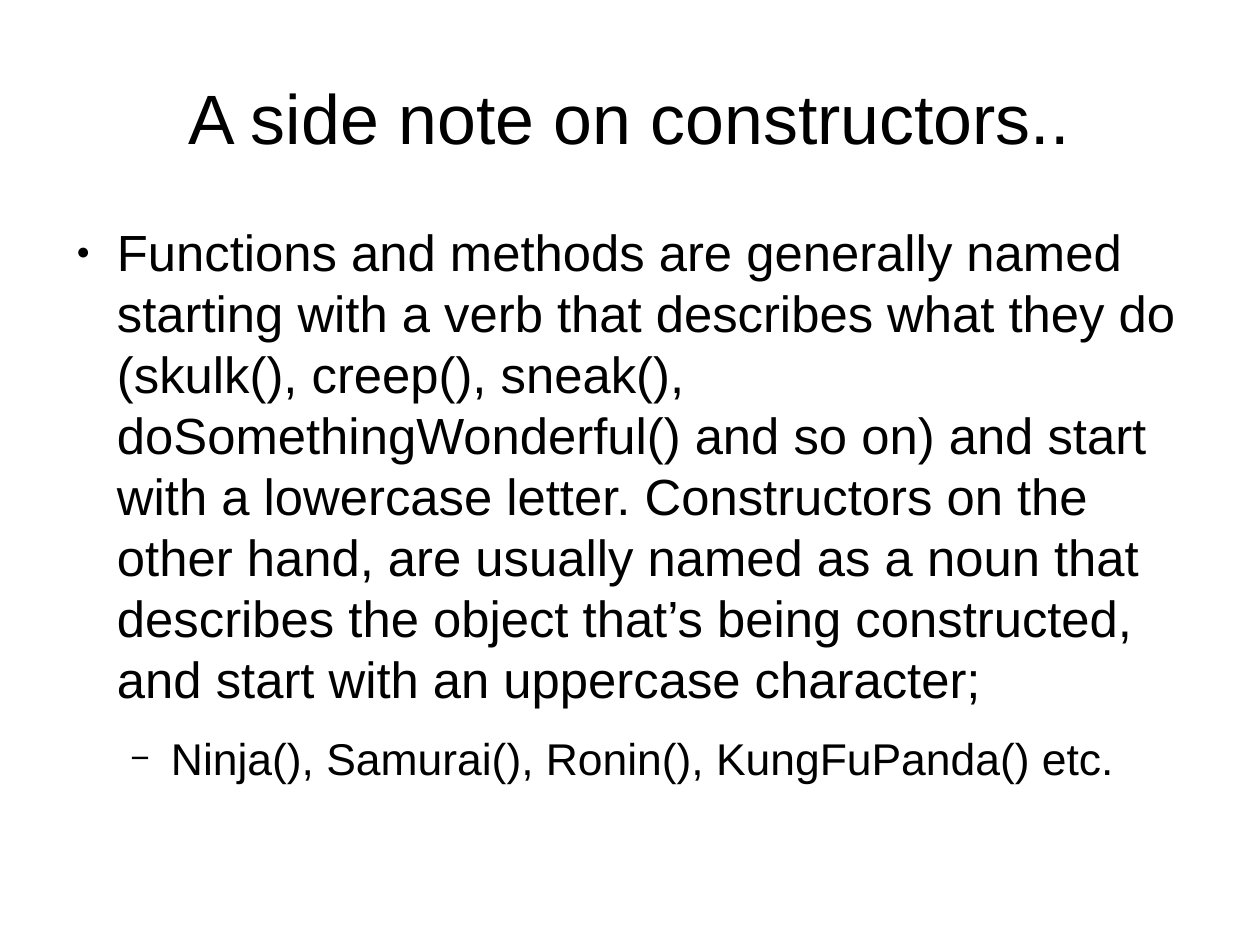
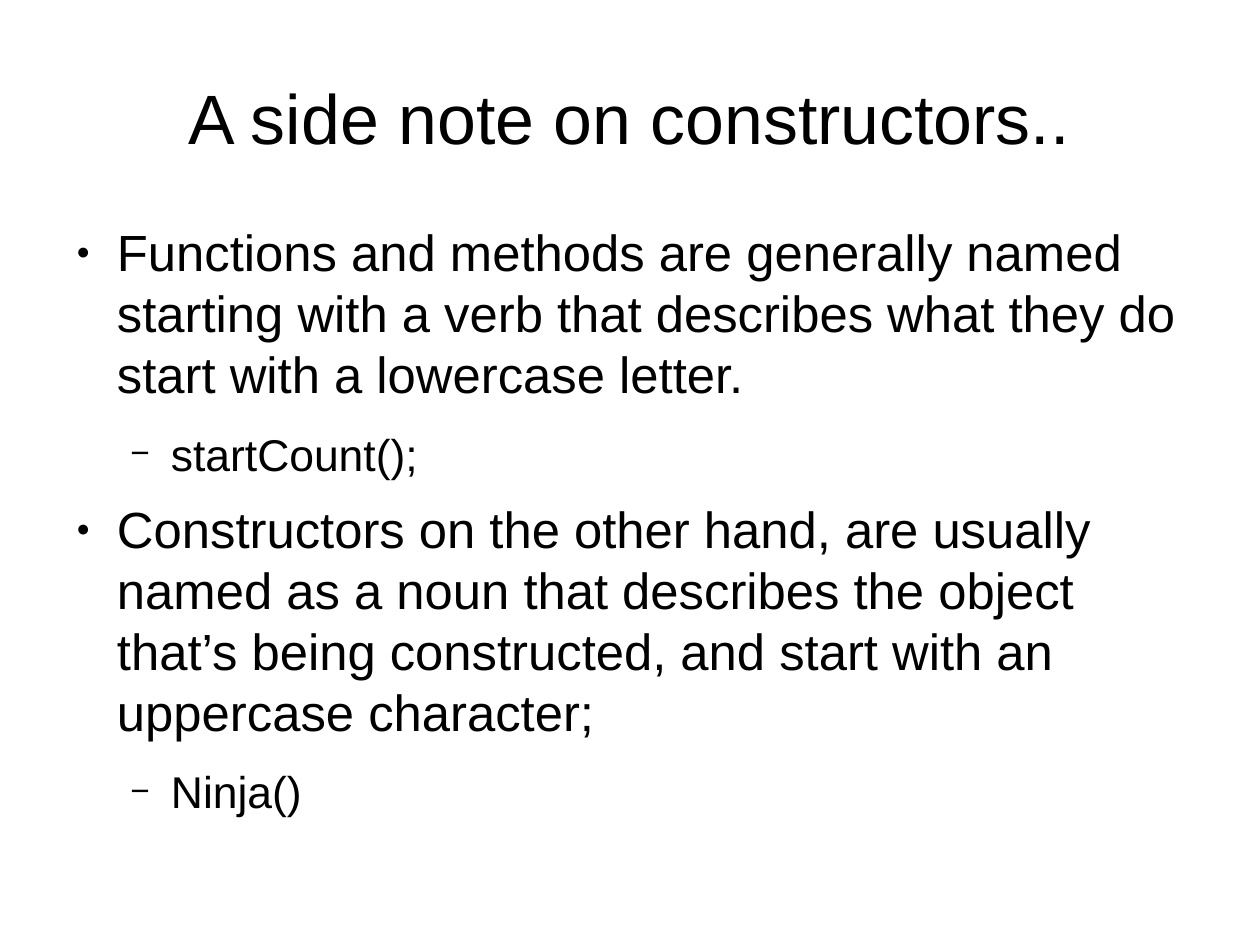
Before and after one commit to tomafc330/presentations, a slide deck: slide 10 of advanced-javascript/presentation.odp. Drawn at 1260x945 pixels with LibreOffice and Linux fonts; fonts in the diff are those of the drawing. Boxes give left, top, right and bottom in pixels: in the first picture for what was removed or moved away, otherwise in the second. Text is boxed around its words. In the diff, an @@ line names an element or a change of style, - is before the commit and + after.

```diff
--- a/advanced-javascript/presentation.odp
+++ b/advanced-javascript/presentation.odp
@@ text at (x1=117, y1=234, x2=1175, y2=742): text changed @@
-● Functions and methods are generally named starting with a verb that describes what they do (skulk(), creep(), sneak(), doSomethingWonderful() and so on) and start with a lowercase letter. Constructors on the other hand, are usually named as a noun that describes the object that’s being constructed, and start with an uppercase character;
-  − Ninja(), Samurai(), Ronin(), KungFuPanda() etc.
+● Functions and methods are generally named starting with a verb that describes what they do start with a lowercase letter.
+  − startCount();
+● Constructors on the other hand, are usually named as a noun that describes the object that’s being constructed, and start with an uppercase character;
+  − Ninja()
```
Also in this commit, not shown: 13 other slides changed, 7 slides added, 20 other files.
